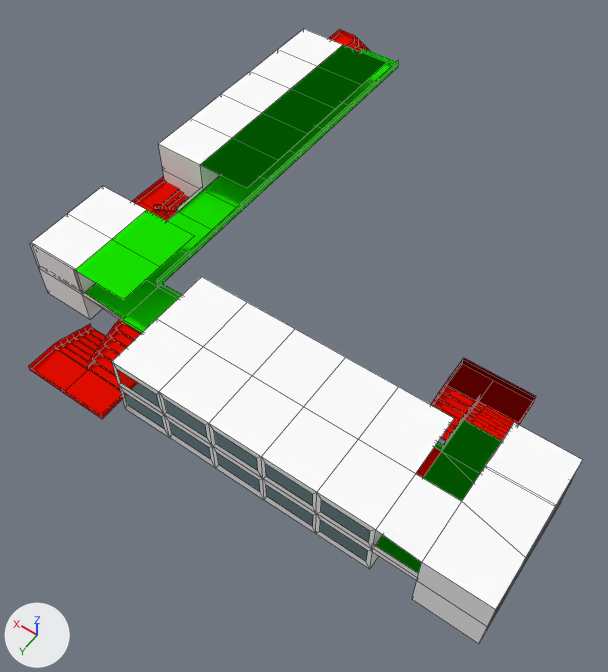
The Blender file epit'scape/Assets/Scenes/maps/map/VB.blend: old version first, new version second.
Camera for both pictures: a 50 mm lens placed at (-139.8, 139.7, 98.2), pointed at (-100.4, 84.5, 11.4). Lighting does not change. The marker at lower left points along +X, +Y and +Z. Mesh edges are drawn as thin lines.
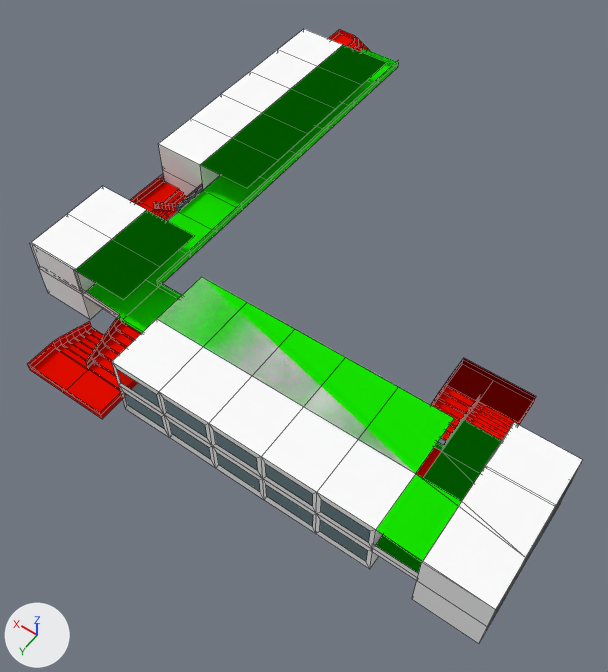
Where the change shows, as pixel boxes (x1, y1, x2, y2) in the pictures (608 x 672 px):
```json
{"part": 1, "of": "me_cube", "change": "built on", "before": [115, 45, 387, 328], "after": [28, 45, 578, 610]}
{"part": 2, "of": "me_cube", "change": "recoloured", "before": [376, 474, 462, 562], "after": [382, 475, 462, 562], "on screen": "white to green"}
```

The change, as JSON lines over the scene's bpy script:
```json
{"block": "me_cube", "where": "# used by ob_cube; location = (-93.5, 81.3, 18.0); scale = (4.77, 24.2, 3.12)"}
{"op": "remove", "block": "me_cube", "code": "me_cube.from_pydata(...)  # 699 vertices, 584 faces, 4 loose edges; spans x -9.31..5.0, y -2.07..1.22, z -1.4..1.71"}
{"op": "add", "block": "me_cube", "code": "me_cube.from_pydata(...)  # 750 vertices, 664 faces, 4 loose edges; spans x -9.31..5.0, y -2.07..1.22, z -1.4..1.71"}
{"block": "me_cube", "change": "me_cube part 1"}
{"block": "me_cube", "change": "1 vertex is removed from x 1.91, y 0.78, z 0.4"}
{"block": "me_cube", "change": "7 faces are deleted"}
{"block": "me_cube", "change": "6 vertices are added at (-7.7, 0.79, 1.67), (-7.7, 1.07, 1.67), (-9.31, 0.34, 1.3), (-9.31, 0.34, 0.66), (-9.31, 0.52, 1.3), (-9.31, 0.52, 0.66)"}
{"block": "me_cube", "change": "46 new vertices lie (0.0, 0.0, 0.16) away from vertices in x 0.59..4.96, y -0.2..1.22, z -0.99..0.5"}
{"block": "me_cube", "change": "31 new faces join them, mat_glass"}
{"block": "me_cube", "change": "38 new faces join them, mat_red_rail (red #e70d00)"}
{"block": "me_cube", "change": "14 new faces join them, mat_wall (white #ffffff)"}
{"block": "me_cube", "change": "4 new faces join them, mat_green_rail (green #17e700)"}
{"block": "me_cube", "change": "me_cube part 2: 1 face spanning x -7.7..-6.6, y 0.76..1.08, z 1.65..1.67 switches from mat_wall (white #ffffff) to mat_green_rail (green #17e700)"}
```
